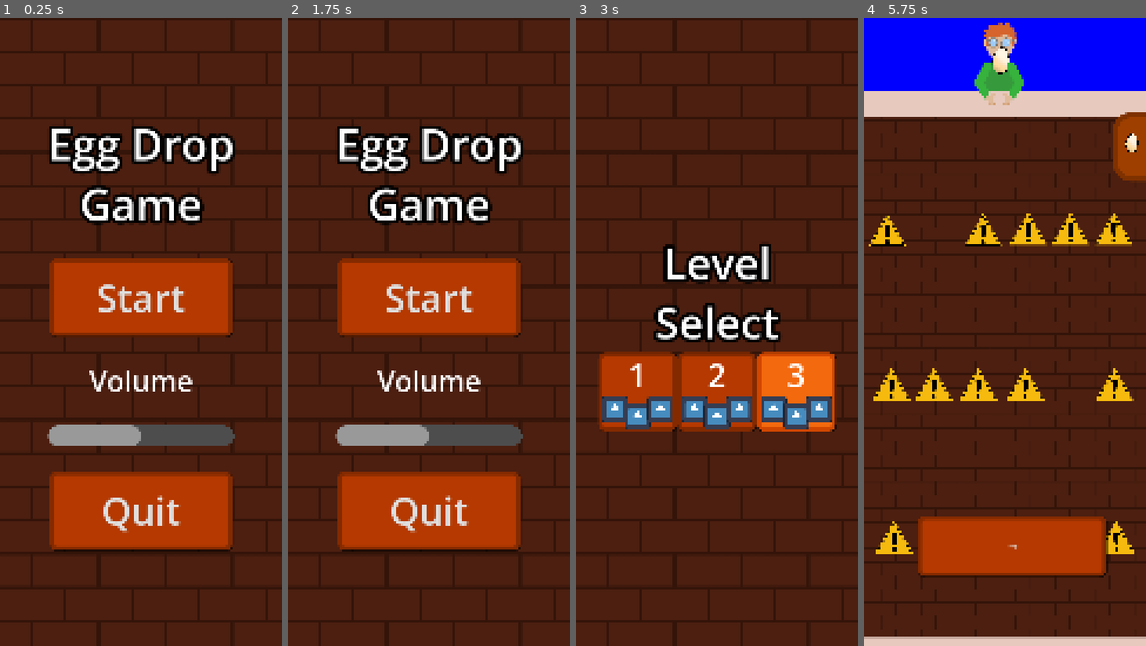
Above: before the commit, frames 1-4 (left to right).
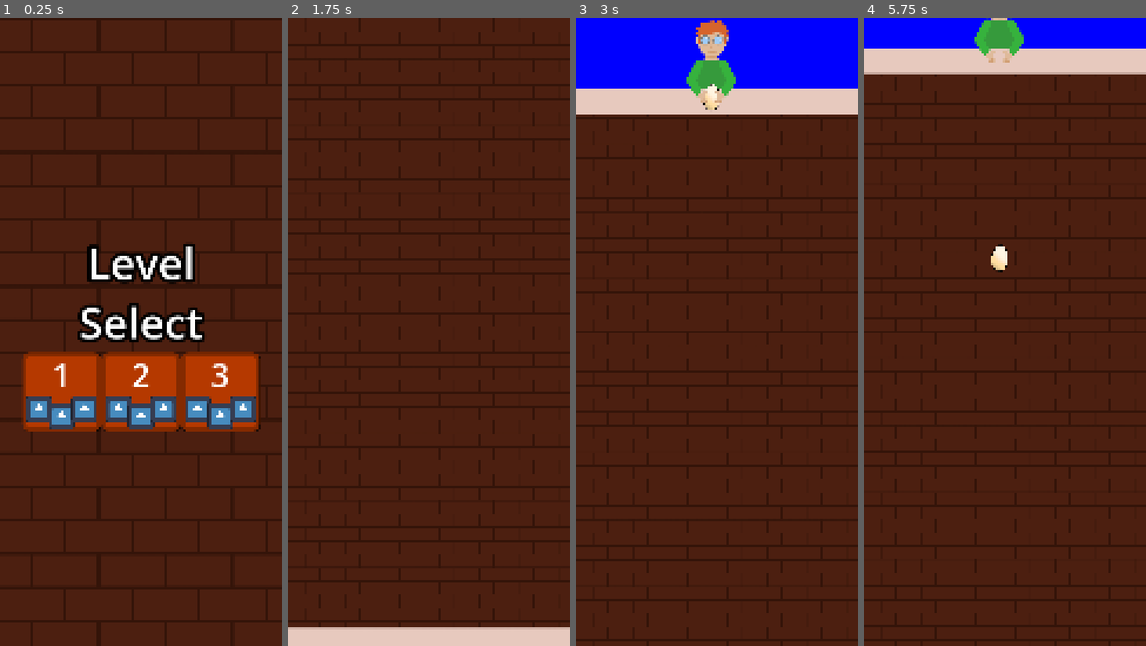
Above: after the commit, the same moments.

Repository: KaratePikachu/egg-drop
Game: Godot game, scene res://ui/main_menu/main_menu.tscn
Two runs of this game, one before a commit and one after it. Both use one fixed random seed, a clock stepped at 60 frames per second and the inputs below. The engine's default icon, where the game draws it, is replaced by a stand-in: a white triangle on a blue panel in a dark square.
Inputs (mouse positions are in pixels of both pictures, inside the frame that each line leads up to):
- Up to frame 1 (0.25 s): no input
- Up to frame 2 (1.75 s): click (350, 394) at 0.5 s, where only the run after the commit has a clickable "1"; click (429, 394) at 1.25 s, where only the run after the commit has a clickable "2"
- Up to frame 3 (3 s): click (717, 294) at 2 s, where only the run before the commit has a clickable "Start"; click (795, 394) at 2.75 s, where only the run before the commit has a clickable "3"
- Up to frame 4 (5.75 s): click (1010, 589) at 3.5 s, where only the run after the commit has a clickable "Drop"; move the mouse to (1067, 300) at 4.27 s; hold D (right_fan) 4.28-5.03 s; tap T (bottom_bomb) at 4.35 s; move the mouse to (948, 363) at 5.02 s; hold A (left_fan) from 5.03 s (still down); click (948, 363) at 5.1 s

The runs differ from the first frame. In frame 1, 34% of the frame differs, in the area x 7-93%, y 17-85%; in frame 2, 27%; in frame 3, 30%; in frame 4, 25%.

Commit message:
Mysterious wind

Diff:
--- a/egg/egg.gd
+++ b/egg/egg.gd
@@ -81,9 +81,11 @@
 		"left_fan":
 			SFXFanL.stop()
 			fan_force -= -fan_power
+			$FanLeft.emitting = false
 		"right_fan":
 			SFXFanR.stop()
 			fan_force -= fan_power
+			$FanRight.emitting = false
 		"basic_umbrella":
 			parachute_open = false
 			SFXUmbrellaOpen.play()
@@ -112,9 +114,11 @@
 		"left_fan":
 			fan_force += -fan_power
 			SFXFanL.play()
+			$FanLeft.emitting = true
 		"right_fan":
 			fan_force += fan_power
 			SFXFanR.play()
+			$FanRight.emitting = true
 		"basic_umbrella":
 			parachute_open = true
 			theta = 0
--- a/egg/egg.tscn
+++ b/egg/egg.tscn
@@ -14,6 +14,7 @@
 [ext_resource type="AudioStream" uid="uid://yo2sm01ck4f" path="res://assets/sfx/Fan Blow R.wav" id="12_j3bdp"]
 [ext_resource type="AudioStream" uid="uid://dceo55j8s3vge" path="res://assets/sfx/Explosion x1.wav" id="13_j3bdp"]
 [ext_resource type="AudioStream" uid="uid://cebb8lww2g2oi" path="res://assets/sfx/sfx_eggCrackHard_1.wav" id="14_8pcjj"]
+[ext_resource type="Texture2D" uid="uid://b6p5cv5yiu46v" path="res://assets/egg/wind1.png" id="15_fhsi4"]
 
 [sub_resource type="Resource" id="Resource_2h7ub"]
 script = ExtResource("2_1neqk")
@@ -115,3 +116,28 @@
 
 [node name="SFXEggCrack" type="AudioStreamPlayer" parent="." unique_id=1399688222]
 stream = ExtResource("14_8pcjj")
+
+[node name="FanLeft" type="CPUParticles2D" parent="." unique_id=2027929564]
+position = Vector2(-200, 88)
+emitting = false
+amount = 100
+texture = ExtResource("15_fhsi4")
+emission_shape = 3
+emission_rect_extents = Vector2(0, 100)
+direction = Vector2(-1, 0)
+spread = 8.5
+gravity = Vector2(0, 0)
+initial_velocity_min = 300.0
+initial_velocity_max = 800.0
+
+[node name="FanRight" type="CPUParticles2D" parent="." unique_id=1357456376]
+position = Vector2(200, 88)
+emitting = false
+amount = 100
+texture = ExtResource("15_fhsi4")
+emission_shape = 3
+emission_rect_extents = Vector2(0, 100)
+spread = 8.5
+gravity = Vector2(0, 0)
+initial_velocity_min = 300.0
+initial_velocity_max = 800.0
--- a/level/level.gd
+++ b/level/level.gd
@@ -38,7 +38,7 @@
 func _ready() -> void:
 	if Engine.is_editor_hint():
 		return
-
+	print("LEVEL ",level_number)
 	dummy_egg = $DummyEgg
 	dummy_egg.set_modifications(active_modifications)
 	win_floor_y = win_floor.position.y
--- a/level/levels/level_2.tscn
+++ b/level/levels/level_2.tscn
@@ -4,6 +4,7 @@
 [ext_resource type="PackedScene" uid="uid://dddb54taxyof4" path="res://obstacles/shark/shark.tscn" id="2_s8rxg"]
 
 [node name="Level2" unique_id=1976594912 instance=ExtResource("1_8pmo6")]
+level_number = 2
 
 [node name="DummyEgg" parent="." index="0" unique_id=1402220803]
 position = Vector2(500, 300)
--- a/level/levels/level_3.tscn
+++ b/level/levels/level_3.tscn
@@ -5,6 +5,7 @@
 [ext_resource type="PackedScene" uid="uid://ujggyugtbxy5" path="res://obstacles/fat_guy/fat_guy.tscn" id="3_se3ff"]
 
 [node name="Level" unique_id=1976594912 instance=ExtResource("1_yk0wt")]
+level_number = 3
 
 [node name="WinFloor" parent="." index="3" unique_id=1248466689]
 position = Vector2(0, 12000)
--- a/obstacles/wind/wind.tscn
+++ b/obstacles/wind/wind.tscn
@@ -2,15 +2,7 @@
 
 [ext_resource type="Script" uid="uid://744qmewj50vl" path="res://obstacles/wind/wind.gd" id="1_rpudw"]
 [ext_resource type="AudioStream" uid="uid://byvs8k6jh52nx" path="res://assets/sfx/sfx_Wind_Loop.wav" id="2_3escj"]
-
-[sub_resource type="Gradient" id="Gradient_rpudw"]
-offsets = PackedFloat32Array(1)
-colors = PackedColorArray(1, 1, 1, 1)
-
-[sub_resource type="GradientTexture2D" id="GradientTexture2D_3escj"]
-gradient = SubResource("Gradient_rpudw")
-width = 16
-height = 16
+[ext_resource type="Texture2D" uid="uid://b6p5cv5yiu46v" path="res://assets/egg/wind1.png" id="2_3viyc"]
 
 [sub_resource type="RectangleShape2D" id="RectangleShape2D_rpudw"]
 size = Vector2(1000, 1000)
@@ -24,7 +16,7 @@
 [node name="CPUParticles2D" type="CPUParticles2D" parent="." unique_id=1079890137]
 position = Vector2(500, 0)
 amount = 100
-texture = SubResource("GradientTexture2D_3escj")
+texture = ExtResource("2_3viyc")
 lifetime = 5.0
 emission_shape = 3
 emission_rect_extents = Vector2(0, 500)
--- a/ui/level_end/level_end.tscn
+++ b/ui/level_end/level_end.tscn
@@ -57,20 +57,20 @@
 text = "You did it!"
 horizontal_alignment = 1
 
+[node name="Next Level" type="Button" parent="Panel/MarginContainer/VBoxContainer" unique_id=3358179]
+custom_minimum_size = Vector2(500, 200)
+layout_mode = 2
+size_flags_horizontal = 4
+theme_override_font_sizes/font_size = 80
+text = "Next Level
+"
+
 [node name="Retry" type="Button" parent="Panel/MarginContainer/VBoxContainer" unique_id=2059917416]
 custom_minimum_size = Vector2(500, 200)
 layout_mode = 2
 size_flags_horizontal = 4
 theme_override_font_sizes/font_size = 80
 text = "Retry
-"
-
-[node name="Next Level" type="Button" parent="Panel/MarginContainer/VBoxContainer" unique_id=3358179]
-custom_minimum_size = Vector2(500, 200)
-layout_mode = 2
-size_flags_horizontal = 4
-theme_override_font_sizes/font_size = 80
-text = "Next Level
 "
 
 [node name="Level Select" type="Button" parent="Panel/MarginContainer/VBoxContainer" unique_id=2128158893]
--- a/ui/main_menu/level_button.gd
+++ b/ui/main_menu/level_button.gd
@@ -12,4 +12,4 @@
 func _on_pressed() -> void:
 	SFXSelect.play()
 	await get_tree().create_timer(1.0).timeout
-	Level.load_level(level_num-1)
+	Level.load_level(level_num)
--- a/ui/main_menu/main_menu.tscn
+++ b/ui/main_menu/main_menu.tscn
@@ -78,7 +78,6 @@
 text = "Quit"
 
 [node name="LevelSelect" type="TextureRect" parent="." unique_id=1381461158]
-visible = false
 layout_mode = 1
 anchors_preset = 15
 anchor_right = 1.0
--- a/ui/modification_menu/modification_menu.tscn
+++ b/ui/modification_menu/modification_menu.tscn
@@ -259,18 +259,19 @@
 
 [node name="ModificationButton6" parent="SlidingArea/Panel/MarginContainer/VBoxContainer/Modifications" unique_id=1651476976 instance=ExtResource("3_osh7i")]
 layout_mode = 2
-modification = ExtResource("7_o3o0r")
+modification = ExtResource("8_f7k5d")
 
 [node name="AnimationPlayer" type="AnimationPlayer" parent="." unique_id=52377448]
 libraries/ = SubResource("AnimationLibrary_osh7i")
 
 [node name="DropButton" type="Button" parent="." unique_id=120844629]
 layout_mode = 0
-offset_left = 206.0
-offset_top = 1904.0
-offset_right = 928.0
-offset_bottom = 2134.0
+offset_left = 326.0
+offset_top = 2091.0
+offset_right = 808.0
+offset_bottom = 2257.0
 theme = ExtResource("10_qir6i")
+theme_override_font_sizes/font_size = 92
 text = "Drop"
 
 [connection signal="pressed" from="SlidingArea/Tab" to="." method="_on_tab_pressed"]
Binary file added: assets/egg/wind1.png
Not shown, added: assets/egg/wind1.png.import
Binary file added: assets/egg/wind2.png
Not shown, added: assets/egg/wind2.png.import
Binary file added: assets/egg/wind3.png
Not shown, added: assets/egg/wind3.png.import
Binary file added: assets/egg/wind4.png
Not shown, added: assets/egg/wind4.png.import
Not shown: 1 places in ui/level_end/level_end.tscn that only renumber resources
